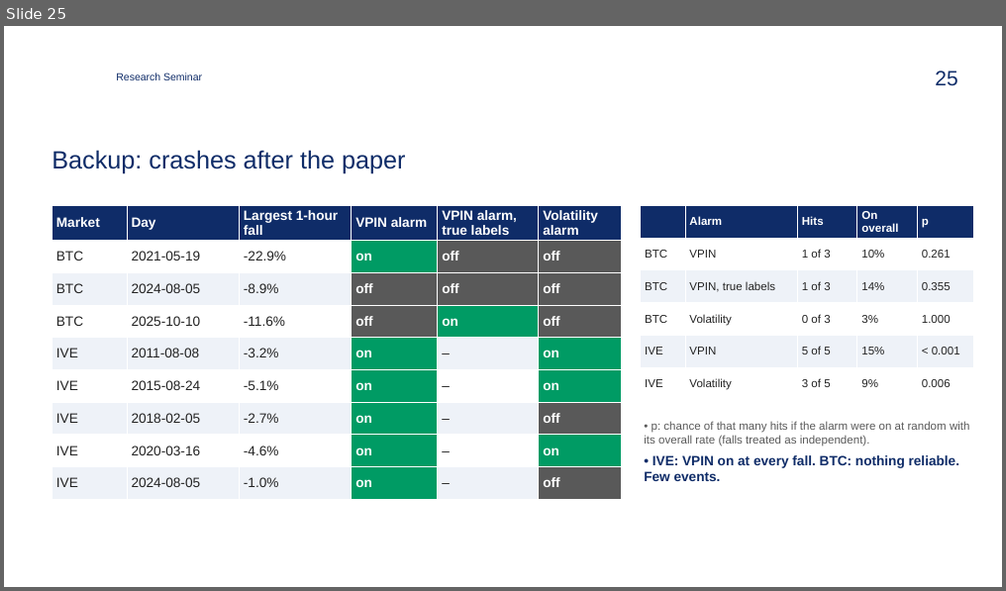
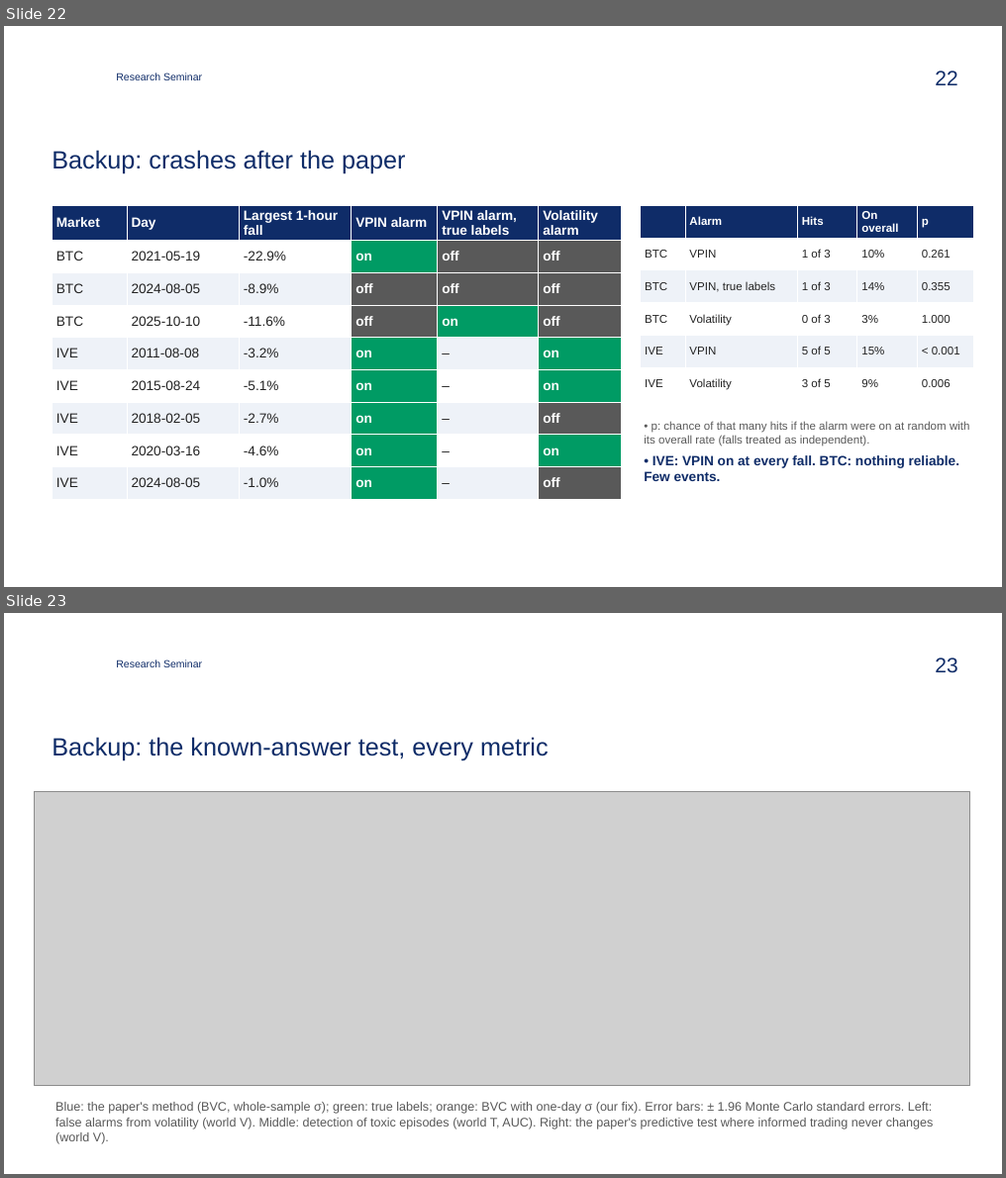
Before and after one commit to zavaz5/flow-toxicity-vpin, a slide deck: docs/presentation.pptx. Shown one above the other, each under a label of ours: slide 25 before the commit, slides 22 and 23 after it. The pictures are 1006x591 and 1006x1178 pixels, drawn with LibreOffice and Linux fonts; fonts in the diff are those of the drawing; grey boxes stand for pictures; background and template pictures are left out. Boxes give left, top, right and bottom in pixels: in the first picture for what was removed or moved away, otherwise in the second. Text is boxed around its words. In the diff, an @@ line names an element or a change of style, - is before the commit and + after.

```diff
--- a/docs/presentation.pptx
+++ b/docs/presentation.pptx
@@ slide 23 added at <box>4,613,1002,1174</box>, background #FFFFFF; not listed: 1 template element that a slide beside it also shows @@
@@ text added at <box>116,660,202,667</box>, 10 pt, text #0F2C68 @@
+Research Seminar
@@ title added at <box>52,737,548,761</box>, 24 pt, text #0F2C68 @@
+Backup: the known-answer test, every metric
@@ picture added at <box>34,792,969,1085</box> @@
@@ text added at <box>55,1102,934,1145</box>, 12 pt, text #595959 @@
+Blue: the paper's method (BVC, whole-sample σ); green: true labels; orange: BVC with one-day σ (our fix). Error bars: ± 1.96 Monte Carlo standard errors. Left: false alarms from volatility (world V). Middle: detection of toxic episodes (world T, AUC). Right: the paper's predictive test where informed trading never changes (world V).
@@ what was slide 25 is now slide 22 @@
@@ page number at <box>935,71,957,85</box>: text changed @@
-25
+22
```
Also in this commit, not shown: 6 slides changed, 3 slides removed, 4 other files.
